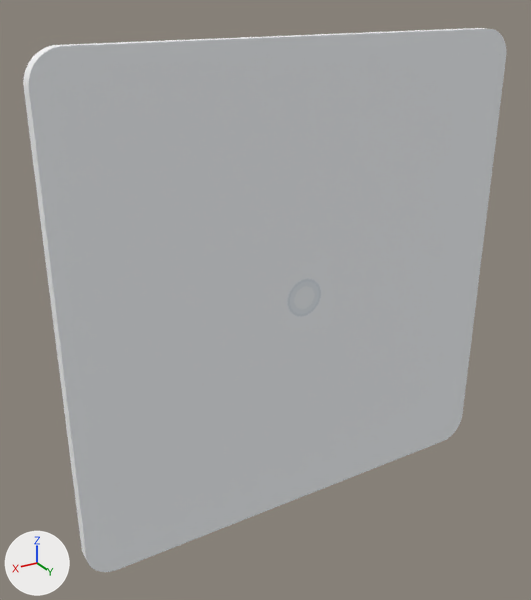
An edit to the glTF model src/models/review-branded.glb, drawn before and after from the same camera.
One viewpoint serves both versions: a 50 mm camera at (0.0778, 0.1155, 0.0584) aimed at (0.0066, -0.0031, -0.0009). Arrows for +X, +Y and +Z are at lower left; the lights stay in place. The picture after the commit comes second. Where no turn or scale is listed for an object, it has been applied to the vertices.

In view in the first picture: 'Back', 'Edge'.
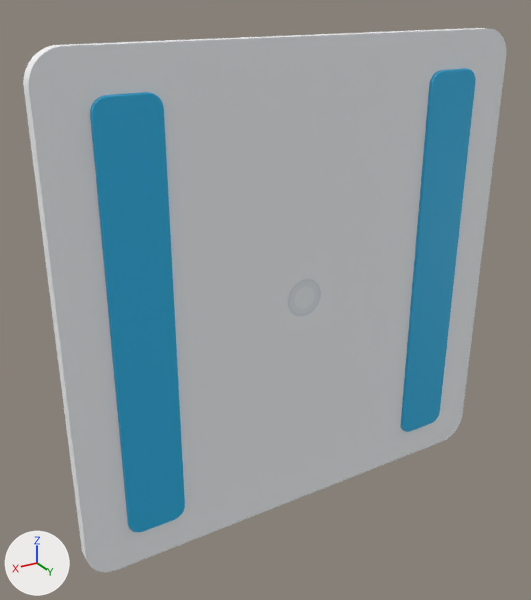
What the commit changed:
Material 'Continuous blue adhesive ribbon' (mat_continuous_blue_adhesive_ribbon) is new.
Its base color is (0.025, 0.46, 0.8) (cyan #2cb5e7).
Its metallic is 0.02.
Its roughness is 0.42.
Mesh me_smooth_rear_ribbons is new.
It has 218 vertices, 360 faces and spans x -0.0411..0.0411, y 0.0015..0.0022, z -0.0425..0.0425.
It uses material mat_continuous_blue_adhesive_ribbon (cyan #2cb5e7).
Object 'Unbroken raised rear ribbons' (ob_unbroken_raised_rear_ribbons) is new; it shows me_smooth_rear_ribbons.
Its location is (0.0, 0.0, 0.0).

Location of each change, [x1, y1, x2, y2] in pixels of the pictures (531 x 600 px):
'Unbroken raised rear ribbons', added (cyan)
    after: [90, 68, 476, 532]
